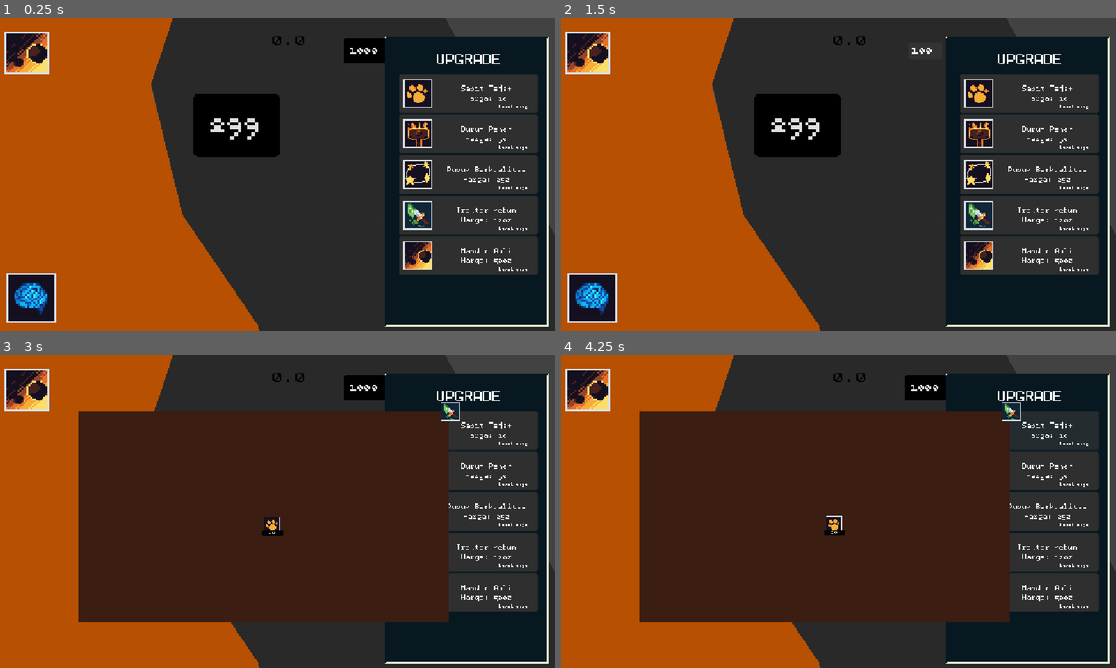
Above: before the commit, frames 1-4 (two rows, left to right).
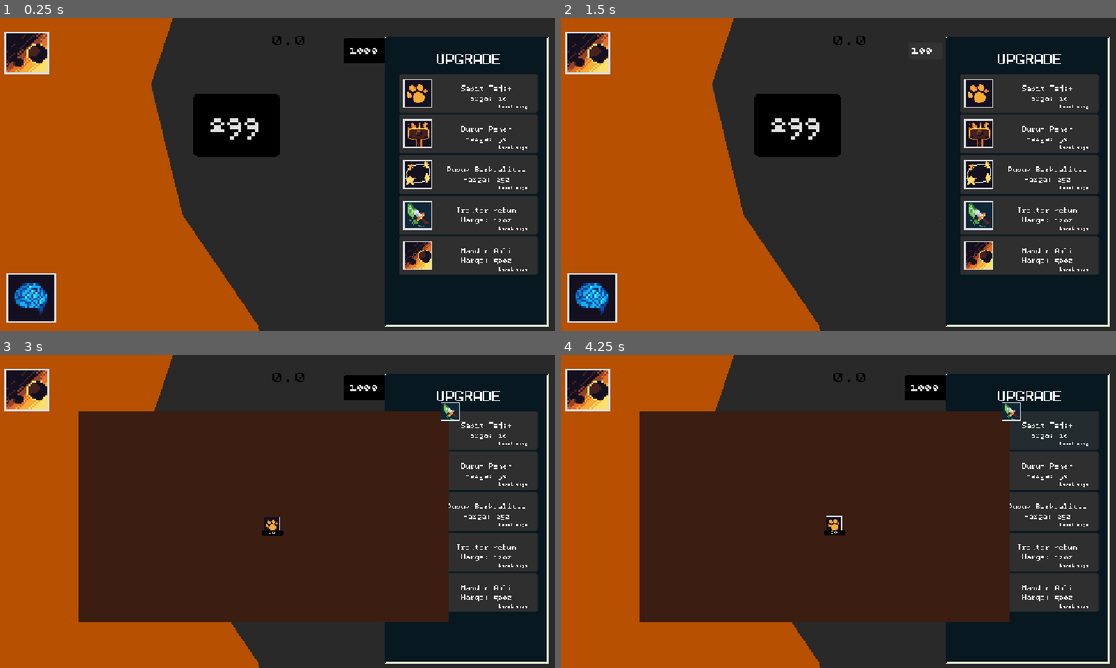
Above: after the commit, the same moments.

Repository: azizul987/Sawit-io
Game: Godot game, scene res://Scene/main.tscn
Two runs of this game, one before a commit and one after it. Both use one fixed random seed, a clock stepped at 60 frames per second and the inputs below. This scene is started directly instead of the project's main scene.
Inputs (mouse positions are in pixels of both pictures, inside the frame that each line leads up to):
- Up to frame 1 (0.25 s): no input
- Up to frame 2 (1.5 s): click "299" at 0.5 s; click "1000" at 1.25 s
- Up to frame 3 (3 s): click "8000" at 2 s; click (33, 633) at 2.75 s
- Up to frame 4 (4.25 s): click (1027, 430) at 3.52 s

The runs differ from the first frame. In frame 1, 1.8% of the frame differs, in the area x 80-100%, y 0-70%; in frame 2, 1.8%; in frame 3, 1.8%; in frame 4, 1.8%.

Commit message:
init kab

Diff:
--- a/Logic/Data Templete/Data/ress/wilayah/jambi.tres
+++ b/Logic/Data Templete/Data/ress/wilayah/jambi.tres
@@ -6,6 +6,6 @@
 script = ExtResource("1_4li0b")
 id_wilayah = &"jambi"
 nama_wilayah = "jambii"
-warna_terkunci = Color(0.22790954, 0.22790971, 0.22790965, 1)
+harga = 10000000
 skala_button = 10.0
 metadata/_custom_type_script = "uid://b231hp4nl4apw"
--- /dev/null
+++ b/Logic/Data Templete/Data/ress/wilayah/kab/kab1.tres
@@ -0,0 +1,12 @@
+[gd_resource type="Resource" script_class="Wilayah" format=3 uid="uid://2m4jgjk5pa36"]
+
+[ext_resource type="Script" uid="uid://b231hp4nl4apw" path="res://Logic/Data Templete/Data/Source/Wilayah.gd" id="1_wiodv"]
+
+[resource]
+script = ExtResource("1_wiodv")
+id_wilayah = &"kab1"
+nama_wilayah = "kab1"
+tipe_wilayah = 1
+harga = 29000
+skala_button = 7.0
+metadata/_custom_type_script = "uid://b231hp4nl4apw"
--- /dev/null
+++ b/Logic/Data Templete/Data/ress/wilayah/kab/kab2.tres
@@ -0,0 +1,12 @@
+[gd_resource type="Resource" script_class="Wilayah" format=3 uid="uid://cc2wbyqa5anoy"]
+
+[ext_resource type="Script" uid="uid://b231hp4nl4apw" path="res://Logic/Data Templete/Data/Source/Wilayah.gd" id="1_n85xt"]
+
+[resource]
+script = ExtResource("1_n85xt")
+id_wilayah = &"kab2"
+nama_wilayah = "kab2"
+tipe_wilayah = 1
+harga = 40000
+skala_button = 7.0
+metadata/_custom_type_script = "uid://b231hp4nl4apw"
--- /dev/null
+++ b/Logic/Data Templete/Data/ress/wilayah/kab/palembang.tres
@@ -0,0 +1,9 @@
+[gd_resource type="Resource" script_class="Wilayah" format=3 uid="uid://d3o6h533paj6p"]
+
+[ext_resource type="Script" uid="uid://b231hp4nl4apw" path="res://Logic/Data Templete/Data/Source/Wilayah.gd" id="1_6svlf"]
+
+[resource]
+script = ExtResource("1_6svlf")
+harga = 60000
+skala_button = 7.0
+metadata/_custom_type_script = "uid://b231hp4nl4apw"
--- a/Scene/main.tscn
+++ b/Scene/main.tscn
@@ -4,6 +4,8 @@
 [ext_resource type="Script" uid="uid://gdpchd5siepj" path="res://Logic/skrip/Click.gd" id="1_f6udf"]
 [ext_resource type="Script" uid="uid://dvn5kf0qm1qq8" path="res://Logic/skrip/policoly.gd" id="2_2wwxx"]
 [ext_resource type="Texture2D" uid="uid://waqgwxuccu6e" path="res://temp tekture/peta-sumatera.jpeg" id="2_sblpm"]
+[ext_resource type="Resource" uid="uid://d3o6h533paj6p" path="res://Logic/Data Templete/Data/ress/wilayah/kab/palembang.tres" id="4_2ix4a"]
+[ext_resource type="Resource" uid="uid://cc2wbyqa5anoy" path="res://Logic/Data Templete/Data/ress/wilayah/kab/kab2.tres" id="5_0y2cb"]
 [ext_resource type="PackedScene" uid="uid://cxv7ow360bpqu" path="res://Ui/Ui_Main.tscn" id="5_3amdw"]
 [ext_resource type="Resource" uid="uid://n1ai2teu4848" path="res://Logic/Data Templete/Data/ress/wilayah/Kecamatan/Wilayah1.tres" id="5_3pt4j"]
 [ext_resource type="Resource" uid="uid://bro64h6u8ho16" path="res://Logic/Data Templete/Data/ress/wilayah/Kecamatan/Wilayah3.tres" id="5_mxd2g"]
@@ -35,6 +37,8 @@
 
 [node name="Palembang" type="Area2D" parent="map/Sumatera Selatan" unique_id=391450607]
 scale = Vector2(0.99999994, 0.99999994)
+script = ExtResource("1_f6udf")
+data = ExtResource("4_2ix4a")
 
 [node name="Polygon2D" type="Polygon2D" parent="map/Sumatera Selatan/Palembang" unique_id=1748018077]
 position = Vector2(290, 235)
@@ -48,6 +52,8 @@
 [node name="Kab1" type="Area2D" parent="map/Sumatera Selatan" unique_id=395595941]
 position = Vector2(307.40002, 267.77536)
 scale = Vector2(0.99999994, 0.99999994)
+script = ExtResource("1_f6udf")
+data = ExtResource("5_0y2cb")
 
 [node name="Polygon2D" type="Polygon2D" parent="map/Sumatera Selatan/Kab1" unique_id=635075800]
 position = Vector2(-10.799999, -16.200005)
@@ -55,14 +61,24 @@
 polygon = PackedVector2Array(-48.53087, -9.448349, -28.042969, -7.923889, -4.680725, -13.15831, -3.709961, -17.948364,  …(350 unchanged characters)…
 uv = PackedVector2Array(12, 10, 12, -2, 18, -8, 23, -11, 23, -20, 44, -22, 53, -21, 63, -21, 63, -11, 66, -6, 79, 8, 84, 18, 84, 22, 79, 26, 74, 33, 49, 36, 42, 41, 36, 41, 32, 27)
 
+[node name="CollisionPolygon2D" type="CollisionPolygon2D" parent="map/Sumatera Selatan/Kab1" unique_id=1946858294]
+position = Vector2(-14.484863, -30.558308)
+script = ExtResource("2_2wwxx")
+
 [node name="Kab2" type="Area2D" parent="map/Sumatera Selatan" unique_id=1086745248]
 position = Vector2(283.79715, 323.222)
+script = ExtResource("1_f6udf")
+data = ExtResource("5_0y2cb")
 
 [node name="Polygon2D" type="Polygon2D" parent="map/Sumatera Selatan/Kab2" unique_id=1153131907]
 position = Vector2(-6.092349, -13.270773)
 color = Color(0.7627586, 0.42649105, 0.8387499, 1)
 polygon = PackedVector2Array(-19.650696, -10.983795, -6.4980164, -23.304077, -4.0818176, -21.255463, -0.30908203, -17.6 …(296 unchanged characters)…
 uv = PackedVector2Array(12, 10, 12, -2, 18, -8, 23, -11, 23, -20, 44, -22, 53, -21, 63, -21, 63, -11, 66, -6, 79, 8, 84, 18, 84, 22, 79, 26, 74, 33, 49, 36, 42, 41, 36, 41, 32, 27)
+
+[node name="CollisionPolygon2D" type="CollisionPolygon2D" parent="map/Sumatera Selatan/Kab2" unique_id=1654226076]
+position = Vector2(-14.484863, -30.558308)
+script = ExtResource("2_2wwxx")
 
 [node name="Kab3" type="Area2D" parent="map/Sumatera Selatan" unique_id=1184008168]
 position = Vector2(254.502, 282.76727)
